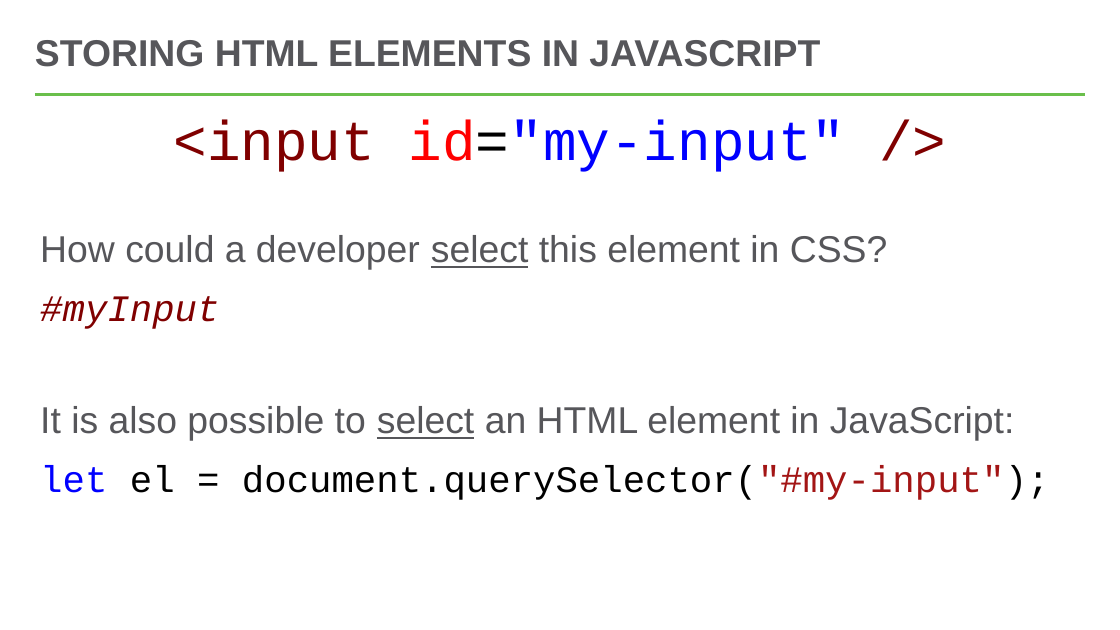
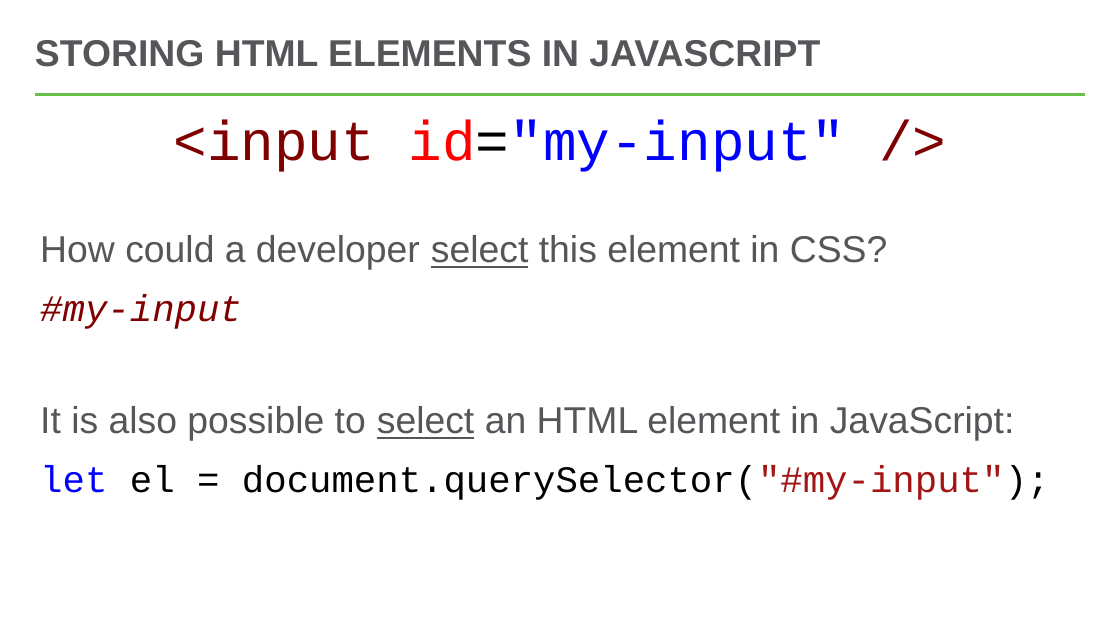
Before and after one commit to hytechclub/web-102, a slide deck: slide 7 of DomManipulation/DomManipulationIntro.pptx. Drawn at 1120x630 pixels with LibreOffice and Linux fonts; fonts in the diff are those of the drawing. Boxes give left, top, right and bottom in pixels: in the first picture for what was removed or moved away, otherwise in the second. Text is boxed around its words. In the diff, an @@ line names an element or a change of style, - is before the commit and + after.

Commit message:
fix dom manip ppt typo

```diff
--- a/DomManipulation/DomManipulationIntro.pptx
+++ b/DomManipulation/DomManipulationIntro.pptx
@@ text at [40, 294, 242, 329]: text changed @@
-#myInput
+#my-input
```
